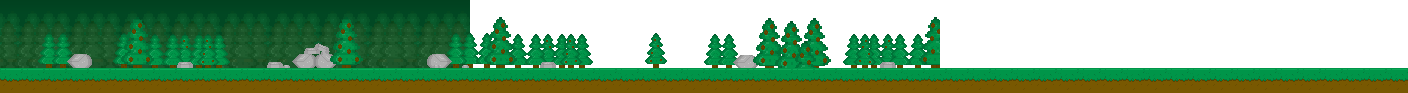
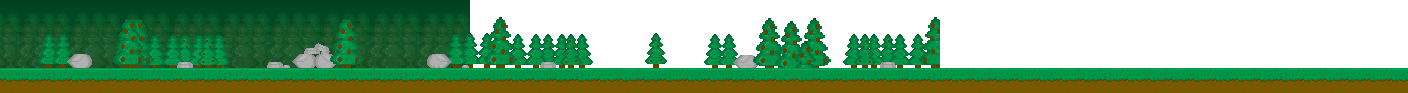
The second w=1408, h=93 image is a revision of the first. Changes to its layers:
showed group "Scenery" (1st of 2) (9 layers) over bbox(113, 17, 146, 68)
showed "Big pine with cones" over bbox(113, 17, 146, 68)
